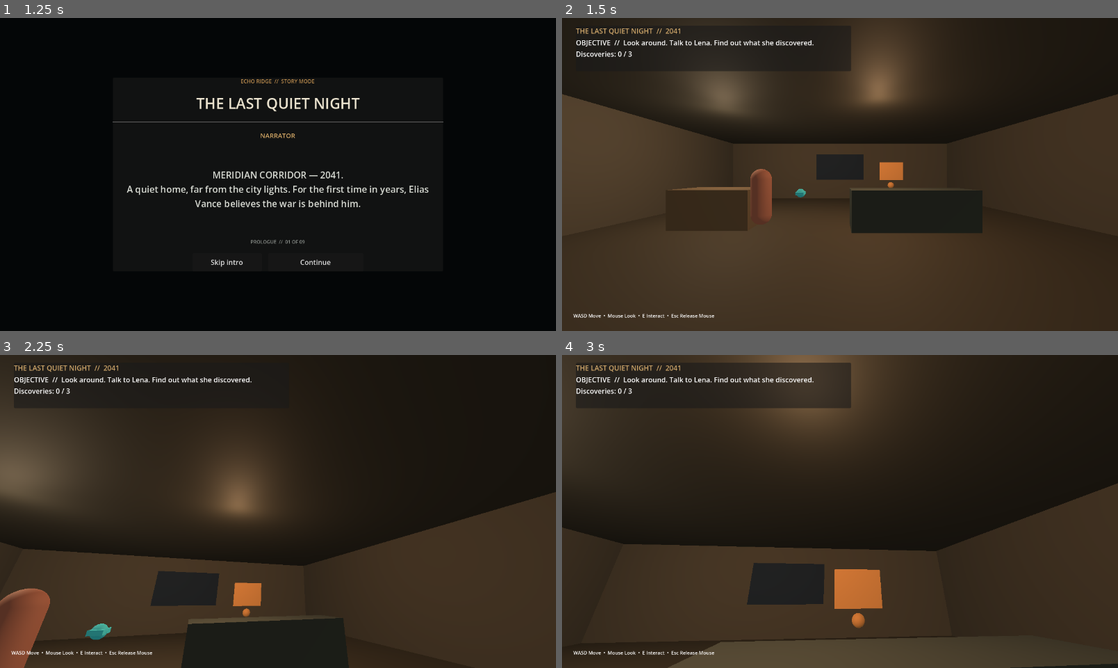
Above: before the commit, frames 1-4 (two rows, left to right).
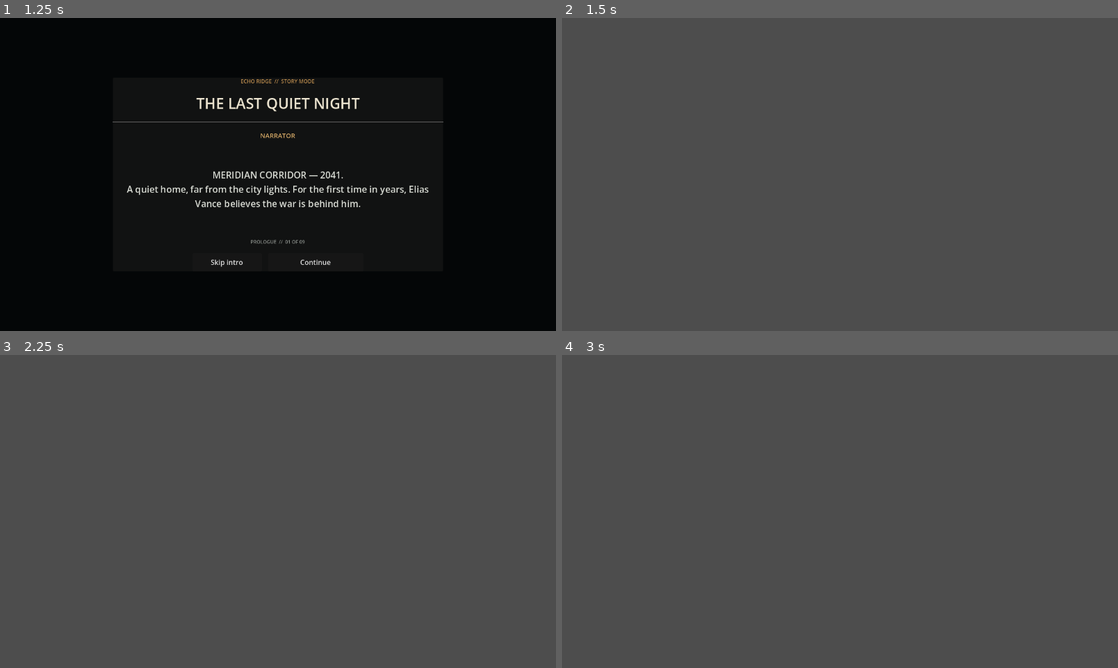
Above: after the commit, the same moments.

Repository: adam656677-oss/sniper
Game: Godot game, scene res://scenes/ui/main_menu.tscn
The game is run twice, just before and just after one commit, with the same random seed, the same clock (stepped at 60 frames per second) and the same inputs.
Inputs (mouse positions are in pixels of both pictures, inside the frame that each line leads up to):
- Up to frame 1 (1.25 s): click "New Story" at 0.5 s
- Up to frame 2 (1.5 s): click "Skip intro" at 1.25 s
- Up to frame 3 (2.25 s): tap Enter (ui_accept) at 2 s; move the mouse to (305, 511) at 2.02 s; hold W (move_forward) from 2.03 s (still down); hold Right mouse button (aim) from 2.03 s (still down); click (305, 511) at 2.17 s
- Up to frame 4 (3 s): keep holding W (move_forward); tap Enter (ui_accept) at 2.27 s; move the mouse to (812, 511) at 2.77 s; release Right mouse button (aim) at 2.78 s; tap B (binoculars) at 2.85 s; click (812, 511) at 2.92 s

Frame 1 is identical in both runs. In frame 2, 99% of the frame differs, in the area x 0-100%, y 0-100%; in frame 3, 98%; in frame 4, 100%.
Error after the commit: Parse Error: Identifier "ConeMesh" not declared in the current scope. (res://scenes/ui/prologue_home.gd:212)

Commit message:
feat: stage exterior escape and hold final dialogue before transition

Diff:
--- a/scenes/ui/prologue_home.gd
+++ b/scenes/ui/prologue_home.gd
@@ -13,6 +13,8 @@
 var objective: Label
 var key_light: DirectionalLight3D
 var front_door: Node3D
+var fade_rect: ColorRect
+var attack_lights: Array[SpotLight3D] = []
 var interactables: Dictionary = {}
 var discoveries: Array[String] = []
 var attack_started := false
@@ -80,6 +82,7 @@
 	_capsule("Lena silhouette", Vector3(-2.2, 0.9, -1.4), Color(0.48, 0.3, 0.25))
 	_box("Data key", Vector3(-1.1, 1, -1.4), Vector3(0.22, 0.08, 0.38), Color(0.18, 0.65, 0.72), false)
 	front_door = _box("Front door", Vector3(0, 1.5, 8.68), Vector3(2.8, 3, 0.16), Color(0.18, 0.13, 0.1), false)
+	_build_exterior()
 
 func _build_player() -> void:
 	player = CharacterBody3D.new()
@@ -103,6 +106,12 @@
 func _build_hud() -> void:
 	var layer := CanvasLayer.new()
 	add_child(layer)
+	fade_rect = ColorRect.new()
+	fade_rect.set_anchors_and_offsets_preset(Control.PRESET_FULL_RECT)
+	fade_rect.color = Color.BLACK
+	fade_rect.modulate.a = 0.0
+	fade_rect.mouse_filter = Control.MOUSE_FILTER_IGNORE
+	layer.add_child(fade_rect)
 	var panel := PanelContainer.new()
 	panel.anchor_left = 0.025
 	panel.anchor_top = 0.025
@@ -172,6 +181,42 @@
 	mesh.name = label
 	add_child(mesh)
 
+func _build_exterior() -> void:
+	_box("Yard ground", Vector3(0, -0.32, 27), Vector3(46, 0.35, 40), Color(0.12, 0.14, 0.12), true)
+	_box("Gravel drive", Vector3(0, -0.1, 23), Vector3(5.2, 0.06, 28), Color(0.25, 0.23, 0.19), false)
+	_box("Accord response vehicle", Vector3(0, 0.62, 24), Vector3(4.2, 1.25, 6.2), Color(0.055, 0.065, 0.07), false)
+	for x in [-13.0, -9.0, 9.0, 13.0]:
+		for z in [13.0, 21.0, 30.0, 38.0]:
+			_tree(Vector3(x, 0, z))
+	for x in [-1.15, 1.15]:
+		var headlight := SpotLight3D.new()
+		headlight.light_color = Color(0.78, 0.86, 1.0)
+		headlight.light_energy = 0.0
+		headlight.spot_range = 25.0
+		headlight.spot_angle = 28.0
+		headlight.position = Vector3(x, 0.9, 21.0)
+		add_child(headlight)
+		attack_lights.append(headlight)
+
+func _tree(at: Vector3) -> void:
+	var trunk := MeshInstance3D.new()
+	var trunk_mesh := CylinderMesh.new()
+	trunk_mesh.top_radius = 0.16
+	trunk_mesh.bottom_radius = 0.25
+	trunk_mesh.height = 2.8
+	trunk.mesh = trunk_mesh
+	trunk.material_override = _mat(Color(0.18, 0.13, 0.09))
+	trunk.position = at + Vector3(0, 1.4, 0)
+	add_child(trunk)
+	var crown := MeshInstance3D.new()
+	var crown_mesh := ConeMesh.new()
+	crown_mesh.radius = 1.5
+	crown_mesh.height = 4.2
+	crown.mesh = crown_mesh
+	crown.material_override = _mat(Color(0.055, 0.11, 0.075))
+	crown.position = at + Vector3(0, 3.8, 0)
+	add_child(crown)
+
 func _add_interactable(id: String, label: String, at: Vector3, tint: Color) -> void:
 	var marker := MeshInstance3D.new()
 	var sphere := SphereMesh.new()
@@ -235,6 +280,8 @@
 	if attack_started:
 		return
 	attack_started = true
+	for headlight in attack_lights:
+		headlight.light_energy = 7.5
 	key_light.light_energy = 0.12
 	key_light.light_color = Color(0.45, 0.16, 0.12)
 	StoryCampaign.set_flag("home_attack_survived", false)
@@ -261,8 +308,18 @@
 	objective.text = tr("PROLOGUE COMPLETE  //  KESTREL PASS UNLOCKED")
 	prompt.text = tr("Moving to Kestrel Pass...")
 	Input.mouse_mode = Input.MOUSE_MODE_VISIBLE
+	_finish_escape_transition()
+
+func _finish_escape_transition() -> void:
+	# Let every queued line finish so the final story beat is never cut off.
+	while StoryDialogue.panel.visible or not StoryDialogue.queue.is_empty():
+		await get_tree().process_frame
+	await get_tree().create_timer(0.35).timeout
+	var fade := create_tween()
+	fade.tween_property(fade_rect, "modulate:a", 1.0, 1.0)
+	await fade.finished
 	StoryCampaign.complete_prologue()
-	get_tree().create_timer(1.6).timeout.connect(func(): get_tree().change_scene_to_file(KESTREL_SCENE))
+	get_tree().change_scene_to_file(KESTREL_SCENE)
 
 func _update_objective() -> void:
 	if attack_started:
